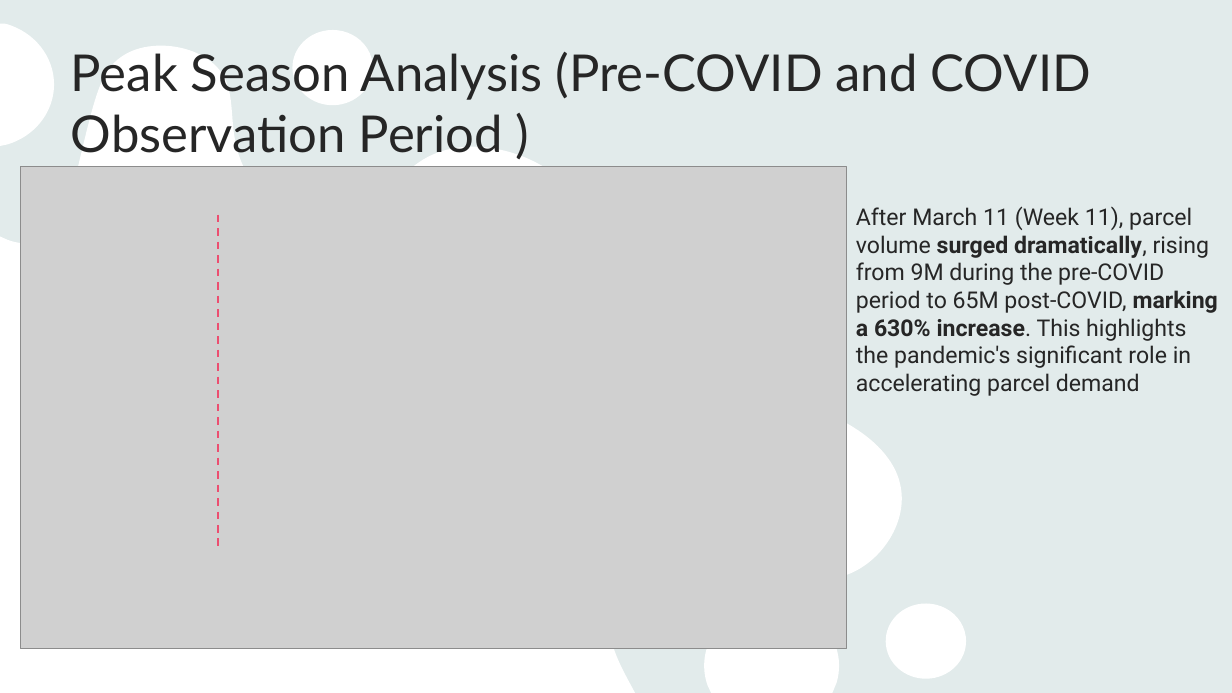
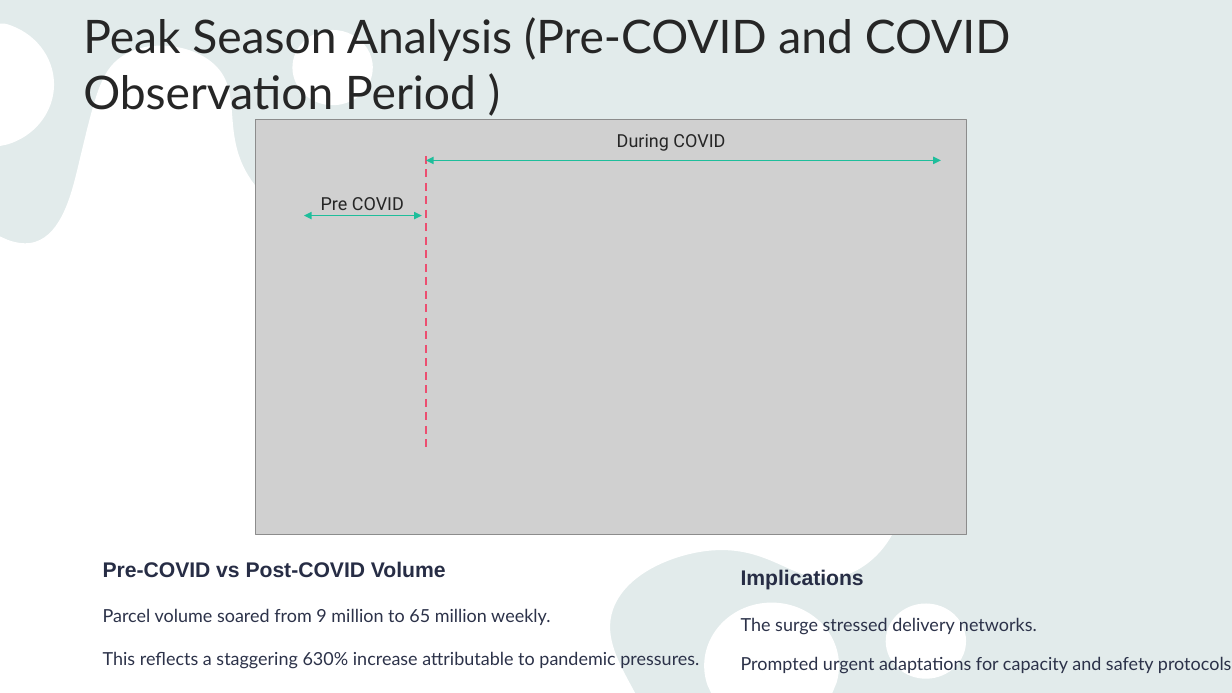
Before and after one commit to anhquanbui/finalprojectg7, a slide deck: slide 10 of Project.pptx (slide 9 before the commit). Drawn at 1232x693 pixels with LibreOffice and Linux fonts; fonts in the diff are those of the drawing; grey boxes stand for pictures. Boxes give left, top, right and bottom in pixels: in the first picture for what was removed or moved away, otherwise in the second. Text is boxed around its words. In the diff, an @@ line names an element or a change of style, - is before the commit and + after.

```diff
--- a/Project.pptx
+++ b/Project.pptx
@@ title "Peak Season Analysis (Pre-COVID and ..." moved from (x1=71, y1=52, x2=1091, y2=153) to (x1=83, y1=17, x2=1011, y2=110) @@
@@ title "Peak Season Analysis (Pre-COVID and ..." at (x1=83, y1=17, x2=1011, y2=110): size 39.6 to 36 pt @@
@@ picture resized from (x1=20, y1=167, x2=848, y2=650) to (x1=255, y1=119, x2=967, y2=534) @@
@@ text added at (x1=617, y1=134, x2=725, y2=151), 14 pt, text #262626 @@
+During COVID
@@ line moved from (218, 214) - (218, 547) to (426, 156) - (426, 452) @@
@@ double arrow added from (426, 161) to (941, 161), #1EBE9B 0.5 pt @@
@@ text added at (x1=321, y1=197, x2=404, y2=216), 14 pt, text #262626 @@
+Pre COVID
@@ double arrow added from (304, 215) to (421, 215), #1EBE9B 0.5 pt @@
@@ text at (x1=103, y1=561, x2=446, y2=578): text changed; size 18 to 16.5 pt; font Roboto to Arial; text colour #262626 to #272D45; bold on @@
-After March 11 (Week 11), parcel volume surged dramatically, rising from 9M during the pre-COVID period to 65M post-COVID, marking a 630% increase. This highlights the pandemic's significant role in accelerating parcel demand
+Pre-COVID vs Post-COVID Volume
@@ text added at (x1=741, y1=569, x2=864, y2=590), 16.5 pt, text #272D45, bold @@
+Implications
@@ text added at (x1=103, y1=608, x2=550, y2=625), 14 pt, text #2C3249 @@
+Parcel volume soared from 9 million to 65 million weekly.
@@ text added at (x1=741, y1=617, x2=1037, y2=635), 14 pt, text #2C3249 @@
+The surge stressed delivery networks.
@@ text added at (x1=103, y1=651, x2=699, y2=669), 14 pt, text #2C3249 @@
+This reflects a staggering 630% increase attributable to pandemic pressures.
@@ text added at (x1=741, y1=656, x2=1232, y2=674), 14 pt, text #2C3249 @@
+Prompted urgent adaptations for capacity and safety protocols.
```
Also in this commit, not shown: 9 other slides changed, 4 slides added, 2 slides removed.
